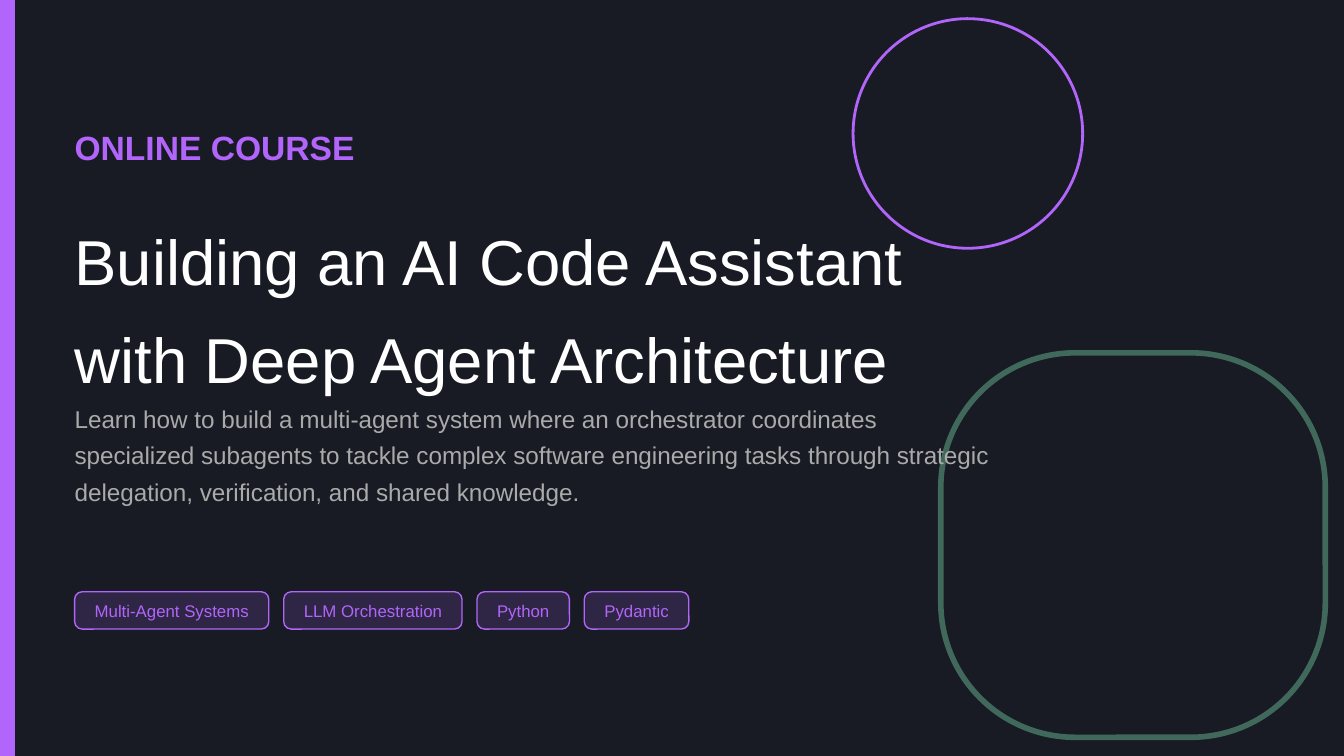
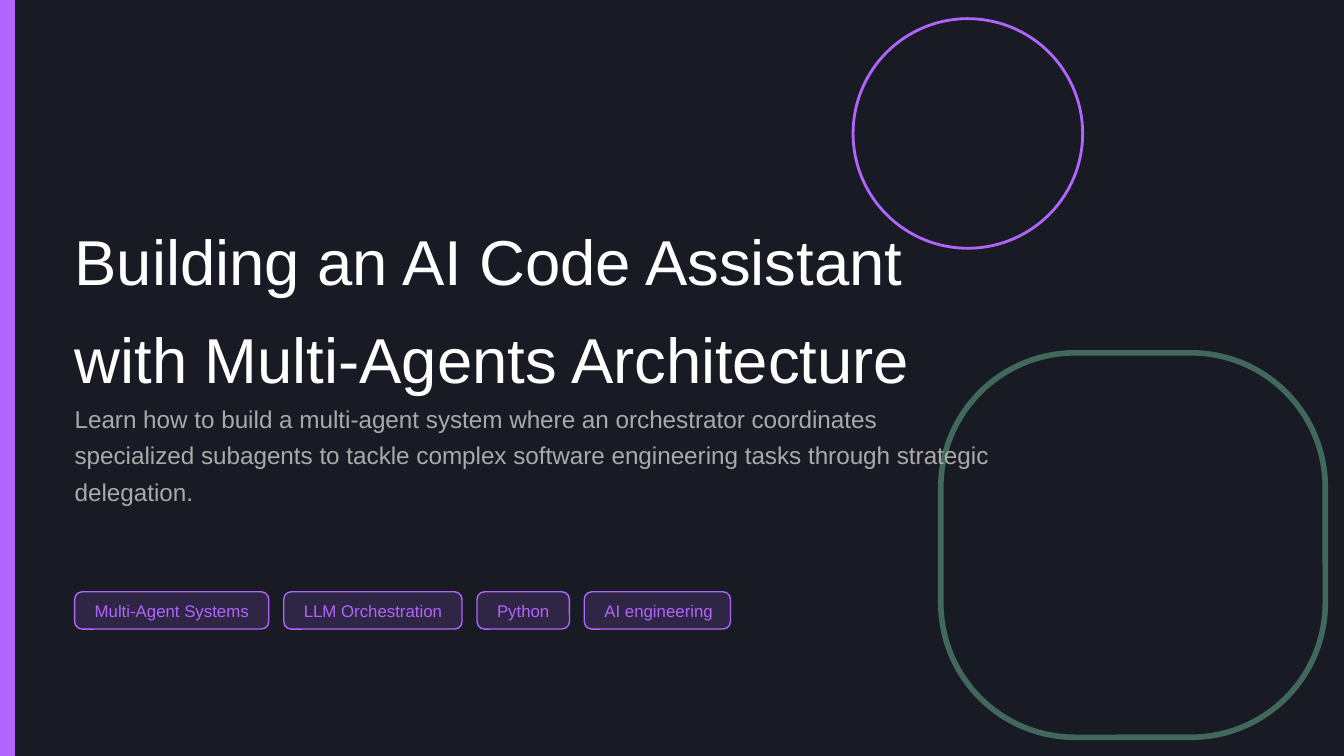
Before and after one commit to apssouza22/ai-code-assistent, a slide deck: slide 1 of ai-code-assistant-course.pptx. Drawn at 1344x756 pixels with LibreOffice and Linux fonts; fonts in the diff are those of the drawing. Boxes give left, top, right and bottom in pixels: in the first picture for what was removed or moved away, otherwise in the second. Text is boxed around its words. In the diff, an @@ line names an element or a change of style, - is before the commit and + after.

```diff
--- a/ai-code-assistant-course.pptx
+++ b/ai-code-assistant-course.pptx
@@ text removed at (75,136,355,161) @@
-ONLINE COURSE
@@ text at (75,337,909,396): text changed @@
-with Deep Agent Architecture
+with Multi-Agents Architecture
@@ text at (75,410,989,506): text changed @@
-Learn how to build a multi-agent system where an orchestrator coordinates specialized subagents to tackle complex software engineering tasks through strategic delegation, verification, and shared knowledge.
+Learn how to build a multi-agent system where an orchestrator coordinates specialized subagents to tackle complex software engineering tasks through strategic delegation.
@@ rounded rectangle: place and size @@
-rounded rectangle at (585,591,689,629)
+rounded rectangle at (585,591,731,629)
@@ text at (604,605,713,621): text changed @@
-Pydantic
+AI engineering
```
Also in this commit, not shown: 3 other slides changed, 1 slide removed, 4 other files.
